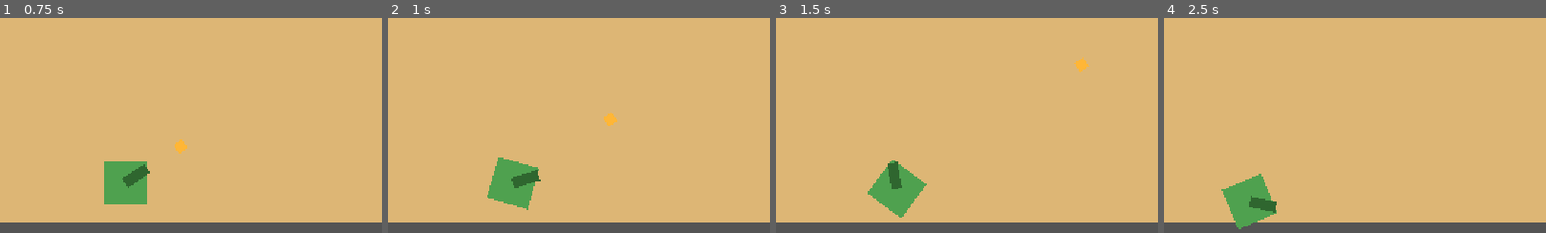
Above: before the commit, frames 1-4 (left to right).
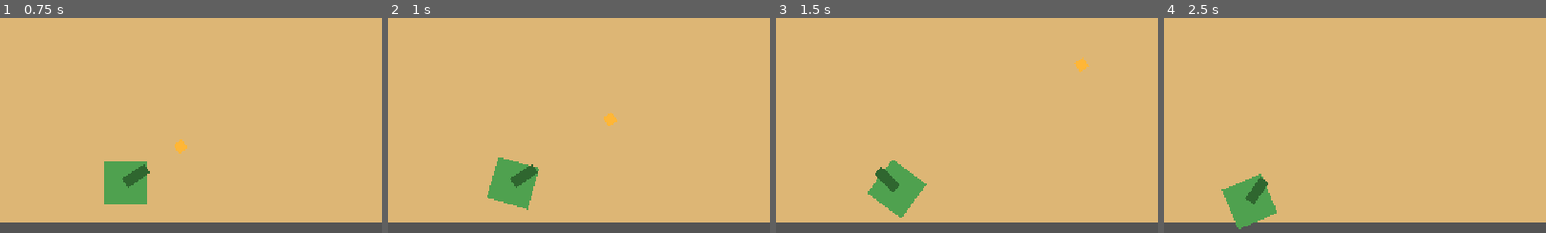
Above: after the commit, the same moments.

Repository: AOEMilad/Tanks
Game: Godot game, scene res://scenes/levels/test_level.tscn
Same seed, same stepped clock (60 frames per second), same inputs: the game is played once before the commit and once after it.
Inputs (mouse positions are % of the whole screen's width and height, from its top left):
- Up to frame 1 (0.75 s): tap Enter (p2_shoot) at 0.5 s; move the mouse to (72, 45) at 0.52 s; hold D (p1_rotate_right) from 0.53 s (still down); hold Space (p1_shoot) from 0.53 s (still down)
- Up to frame 2 (1 s): keep holding D (p1_rotate_right); keep holding Space (p1_shoot)
- Up to frame 3 (1.5 s): move the mouse to (30, 55) at 1.27 s; release D (p1_rotate_right) at 1.28 s; release Space (p1_shoot) at 1.28 s; hold S (p1_move_backward) from 1.28 s (still down); tap Down (p2_move_backward) at 1.35 s
- Up to frame 4 (2.5 s): move the mouse to (60, 28) at 2.02 s; release S (p1_move_backward) at 2.03 s; hold D (p1_rotate_right) from 2.03 s (still down); hold Up (p2_move_forward) from 2.03 s (still down)
The pictures show only the part of the screen within x 28-78%, y 39-89%; the shares and areas given below are measured in that part.

Frame 1 is identical in both runs. In frame 2, 0.2% of the frame differs, in the area x 32-40%, y 68-80%; in frame 3, 0.5%; in frame 4, 0.6%, in the area x 21-30%, y 73-91%.

Commit message:
Fixed a bug for cannon rotation

Diff:
--- a/scripts/tanks/player_tank_controller.gd
+++ b/scripts/tanks/player_tank_controller.gd
@@ -11,7 +11,7 @@
 	var mouse_pos = get_global_mouse_position()
 	var cannon_global_pos = cannon.global_position
 	var aim_direction = (mouse_pos - cannon_global_pos).normalized()
-	cannon.rotation = aim_direction.angle()
+	cannon.global_rotation = aim_direction.angle()
 
 func get_movement_input() -> Vector2:
 	var input_vector = Vector2.ZERO
--- a/scripts/tanks/tank_controller.gd
+++ b/scripts/tanks/tank_controller.gd
@@ -67,17 +67,16 @@
 
 # Cannon aiming logic
 func update_cannon_aim():
-	pass
-	#if is_player:
-		#var mouse_pos = get_global_mouse_position()
-		#var direction = (mouse_pos - cannon.global_position).normalized()
-		#cannon.rotation = direction.angle()
-	#else:
-		## AI targets the nearest player tank
-		#var player_tank = get_nearest_player_tank()
-		#if player_tank:
-			#var direction = (player_tank.global_position - cannon.global_position).normalized()
-			#cannon.rotation = direction.angle()
+	if is_player:
+		var mouse_pos = get_global_mouse_position()
+		var direction = (mouse_pos - cannon.global_position).normalized()
+		cannon.rotation = direction.angle()
+	else:
+		# AI targets the nearest player tank
+		var player_tank = get_nearest_player_tank()
+		if player_tank:
+			var direction = (player_tank.global_position - cannon.global_position).normalized()
+			cannon.rotation = direction.angle()
 
 # Finds the nearest player-controlled tank for AI targeting
 func get_nearest_player_tank() -> Node2D:
